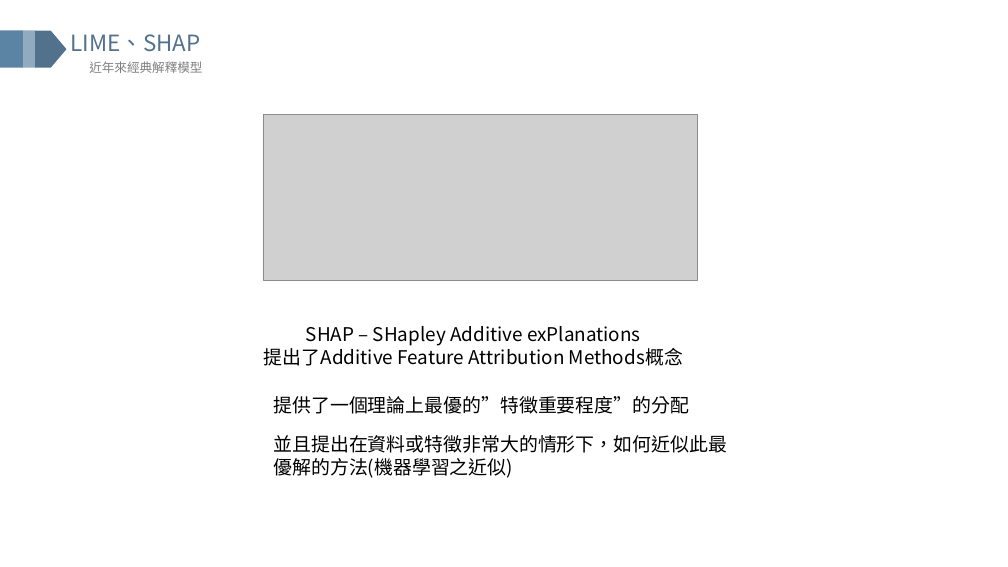
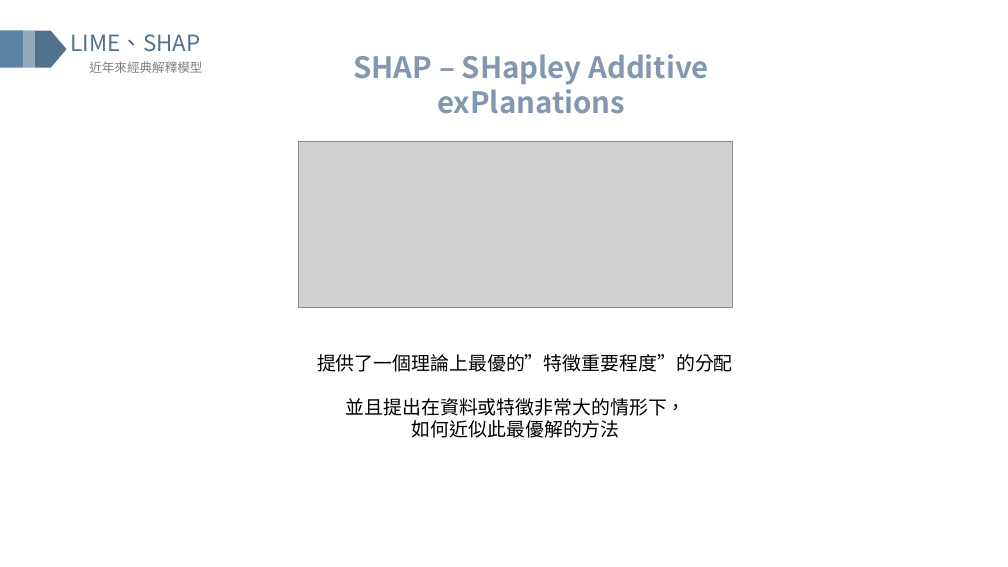
Before and after one commit to GISH123/Cathay-Holdings-CIP-Projects-for-Interpretable-Machine-Learning, a slide deck: slide 16 of IML(version 4,detailed,no anim).pptx (slide 17 before the commit). Drawn at 1008x567 pixels with LibreOffice and Linux fonts; fonts in the diff are those of the drawing; grey boxes stand for pictures. Boxes give left, top, right and bottom in pixels: in the first picture for what was removed or moved away, otherwise in the second. Text is boxed around its words. In the diff, an @@ line names an element or a change of style, - is before the commit and + after.

```diff
--- a/IML(version 4,detailed,no anim).pptx
+++ b/IML(version 4,detailed,no anim).pptx
@@ text added at bbox=[353, 54, 709, 114], 28 pt, text #8497B0, bold @@
+SHAP – SHapley Additive exPlanations
@@ picture: place and size @@
-picture at bbox=[264, 115, 698, 281]
+picture at bbox=[299, 141, 733, 307]
@@ text removed at bbox=[264, 326, 683, 366] @@
-SHAP – SHapley Additive exPlanations
-提出了Additive Feature Attribution Methods概念
@@ text "提供了一個理論上最優的”特徵重要程度”的分配": place and size @@
-text "提供了一個理論上最優的”特徵重要程度”的分配" at bbox=[273, 396, 689, 414]
+text "提供了一個理論上最優的”特徵重要程度”的分配" at bbox=[317, 354, 733, 372]
@@ text at bbox=[346, 398, 686, 438]: text changed @@
-並且提出在資料或特徵非常大的情形下，如何近似此最優解的方法(機器學習之近似)
+並且提出在資料或特徵非常大的情形下，
+如何近似此最優解的方法
```
Also in this commit, not shown: 40 other slides changed, 2 slides added.
